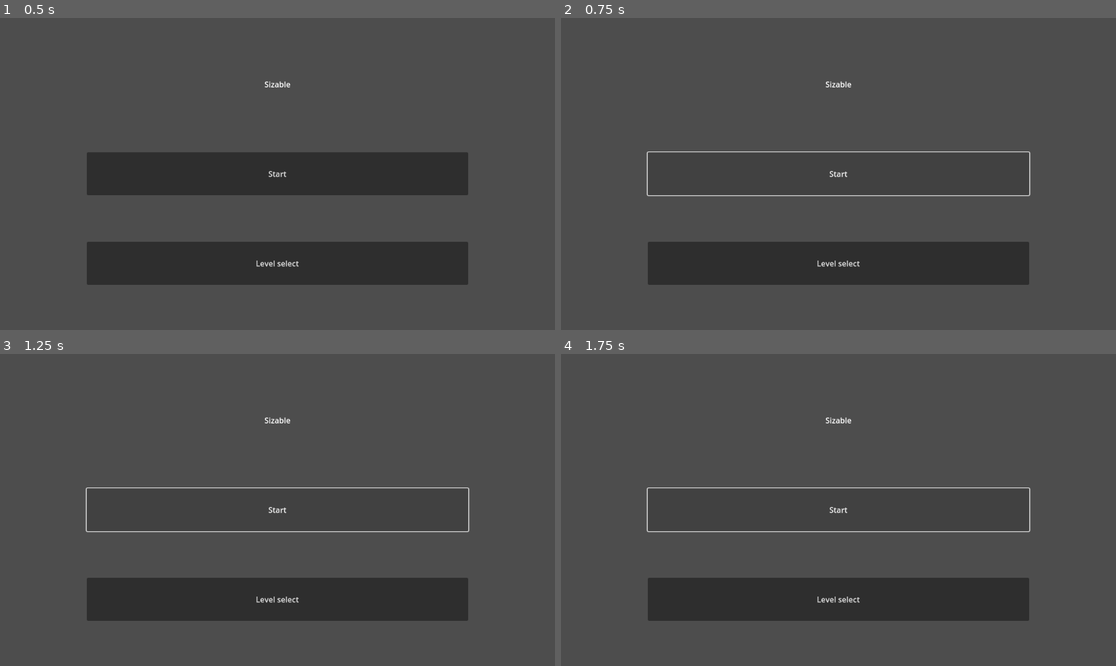
Above: before the commit, frames 1-4 (two rows, left to right).
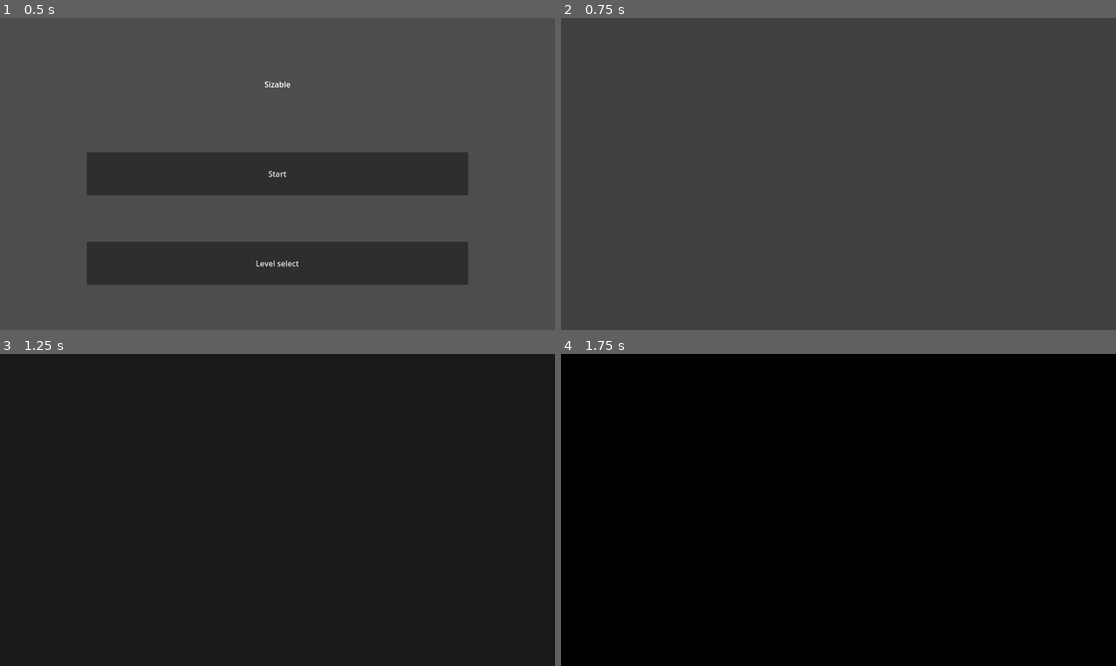
Above: after the commit, the same moments.

Repository: E-Be/GMTK_GJ2024
Game: Godot game, scene res://scenes/levels/levelWorld.tscn
The game is run twice, just before and just after one commit, with the same random seed, the same clock (stepped at 60 frames per second) and the same inputs.
Inputs (mouse positions are in pixels of both pictures, inside the frame that each line leads up to):
- Up to frame 1 (0.5 s): no input
- Up to frame 2 (0.75 s): click "Start" at 0.5 s
- Up to frame 3 (1.25 s): no input
- Up to frame 4 (1.75 s): click (838, 510) at 1.25 s, where only the run before the commit has a clickable "Start"

Frame 1 is identical in both runs. In frame 2, 0.9% of the frame differs, in the area x 15-85%, y 20-80%; in frame 3, 91%; in frame 4, 100%, in the area x 0-100%, y 0-100%.
Error before the commit: Invalid call. Nonexistent function 'playMenuMusic' in base 'Node (sound_manager.gd)'. (res://scripts/title_screen.gd:10)

Commit message:
Corrected sound manager

Diff:
--- a/autoload/sound_manager.gd
+++ b/autoload/sound_manager.gd
@@ -21,3 +21,14 @@
 
 func playButtonOff():
 	button_click_off.play()
+
+func playError():
+	error.play()
+
+func playMenuMusic():
+	music.stream = menuMusic
+	music.play()
+
+func playLevelMusic():
+	music.stream = levelMusic
+	music.play()
--- a/default_bus_layout.tres
+++ b/default_bus_layout.tres
@@ -5,7 +5,7 @@
 bus/1/solo = false
 bus/1/mute = false
 bus/1/bypass_fx = false
-bus/1/volume_db = -6.5751
+bus/1/volume_db = -12.9785
 bus/1/send = &"Master"
 bus/2/name = &"SFX"
 bus/2/solo = false
--- a/scenes/objects/button.tscn
+++ b/scenes/objects/button.tscn
@@ -1,7 +1,7 @@
 [gd_scene load_steps=4 format=3 uid="uid://u2s3p4kk16uk"]
 
 [ext_resource type="Script" path="res://scripts/button.gd" id="1_hmaip"]
-[ext_resource type="Texture2D" uid="uid://cb33j2utyg5x6" path="res://sprites/TileMaps/tilemap_packed.png" id="2_lhrw1"]
+[ext_resource type="Texture2D" uid="uid://cb33j2utyg5x6" path="res://sprites/TIleMaps/tilemap_packed.png" id="2_lhrw1"]
 
 [sub_resource type="RectangleShape2D" id="RectangleShape2D_upgff"]
 resource_local_to_scene = true
